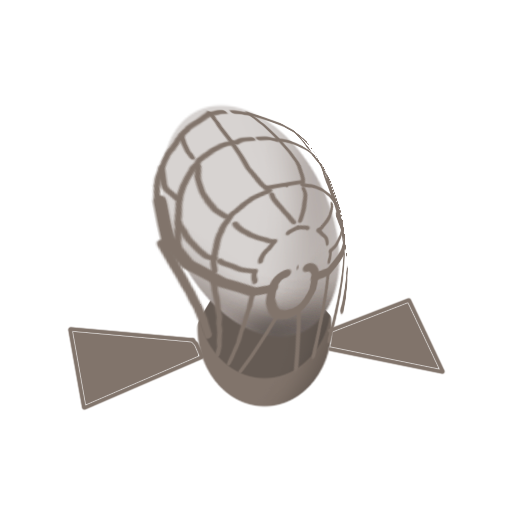
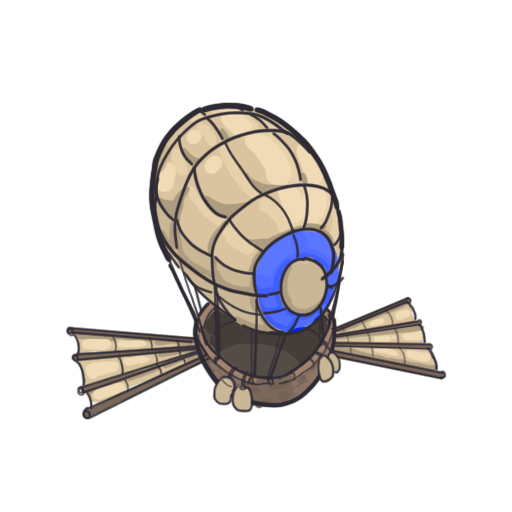
Two versions of the same layered image (512 x 512). Layer-by-layer changes:
added layer "Layer 15" in group "Group 2 copy" over (65, 296, 447, 421)
added layer "Layer 14" in group "Group 2 copy" over (148, 102, 345, 408)
hid "Layer 13 copy" (1st of 2, in "Group 2 copy") over (149, 109, 348, 375)
added group "Group 3 copy" with 15 layers in group "Group 2 copy" over (65, 103, 445, 420)
added layer "Layer 24" (1st of 2, in "Group 2 copy" › "Group 3 copy") in group "Group 3 copy" over (157, 127, 336, 335)
added layer "Layer 22" (1st of 2, in "Group 2 copy" › "Group 3 copy") in group "Group 3 copy" over (151, 144, 341, 333)
added layer "Layer 20" (1st of 2, in "Group 2 copy" › "Group 3 copy") in group "Group 3 copy" over (154, 107, 344, 332)
added layer "Layer 19" (1st of 2, in "Group 2 copy" › "Group 3 copy") in group "Group 3 copy" over (65, 297, 445, 420)
added layer "Layer 25" (1st of 2, in "Group 2 copy" › "Group 3 copy") in group "Group 3 copy" over (73, 301, 438, 395)
added layer "Layer 18" (1st of 2, in "Group 2 copy" › "Group 3 copy") in group "Group 3 copy" over (76, 303, 437, 403)
added group "Group 3" with 13 layers in group "Group 2 copy" over (65, 103, 445, 420)
added layer "Layer 24" (2nd of 2, in "Group 2 copy" › "Group 3") in group "Group 3" over (157, 127, 336, 335)
added layer "Layer 22" (2nd of 2, in "Group 2 copy" › "Group 3") in group "Group 3" over (151, 144, 341, 333)
added layer "Layer 20" (2nd of 2, in "Group 2 copy" › "Group 3") in group "Group 3" over (154, 107, 344, 332)
added layer "Layer 19" (2nd of 2, in "Group 2 copy" › "Group 3") in group "Group 3" over (65, 297, 445, 420)
added layer "Layer 18" (2nd of 2, in "Group 2 copy" › "Group 3") in group "Group 3" over (76, 303, 437, 403)
hid "Layer 10 copy" (1st of 2, in "Group 2 copy") over (159, 103, 342, 339)
hid "Layer 10 copy 4" (1st of 2, in "Group 2 copy") over (67, 219, 446, 411)
…and 19 more changes (19 added)
